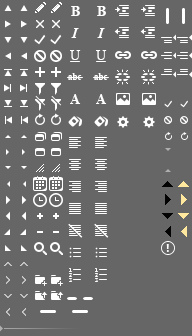
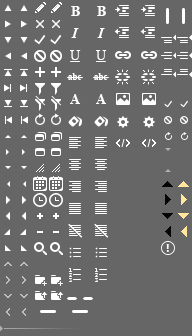
Comparing the layer stacks of the two 192 x 336 images. Changes:
added layer "view-html" in group "editor" over box(116, 139, 130, 148)
added layer "view-html hover" in group "editor" over box(142, 139, 156, 148)
